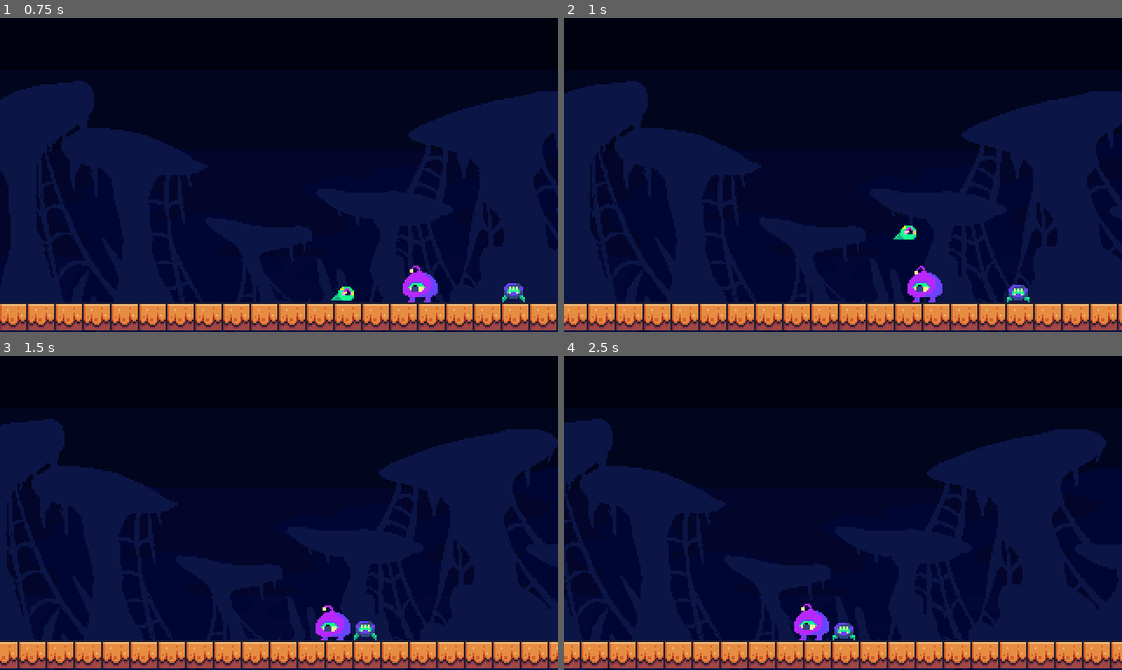
Above: before the commit, frames 1-4 (two rows, left to right).
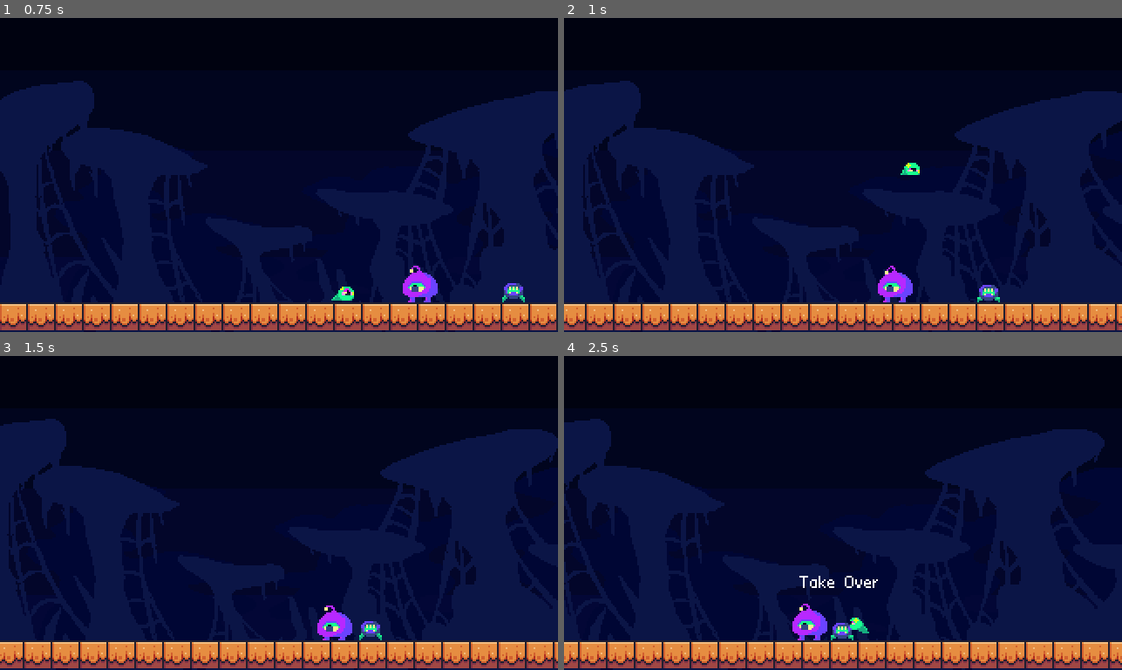
Above: after the commit, the same moments.

Repository: DfindWox/TGD-Wild-Jam-67
Game: Godot game, scene res://Scenes/Levels/level_test.tscn
Same seed, same stepped clock (60 frames per second), same inputs: the game is played once before the commit and once after it. This scene is started directly instead of the project's main scene.
Inputs (mouse positions are in pixels of both pictures, inside the frame that each line leads up to):
- Up to frame 1 (0.75 s): move the mouse to (401, 159) at 0.52 s; hold Right (ui_right) from 0.53 s (still down); tap Z (take_over) at 0.6 s
- Up to frame 2 (1 s): keep holding Right (ui_right); tap Up (ui_up) at 0.77 s
- Up to frame 3 (1.5 s): keep holding Right (ui_right); move the mouse to (167, 528) at 1.27 s; tap Space (attack) at 1.35 s
- Up to frame 4 (2.5 s): tap Up (ui_up) at 1.52 s; tap Z (take_over) at 1.55, 2.1 s; move the mouse to (898, 443) at 2.02 s; release Right (ui_right) at 2.03 s; hold Left (ui_left) from 2.03 s (still down)

Frame 1 is identical in both runs. In frame 2, 9.0% of the frame differs, in the area x 0-100%, y 20-100%; in frame 3, 6.0%; in frame 4, 5.3%.

Commit message:
conserto facing right

Diff:
--- a/Actors/parasite.gd
+++ b/Actors/parasite.gd
@@ -3,7 +3,6 @@
 ## usar o class name só para checar se essa cena é parasita ou não
 
 var is_taking_over := false
-var is_facing_right := false
 
 var takeover_detection_count : int = 0
 
@@ -48,14 +47,15 @@
 
 func do_take_over(body:Player):
 	is_taking_over = true
-	$CollisionShape2D.set_deferred("disabled", true)
+	#$CollisionShape2D.set_deferred("disabled", true)
 	AudioManager.play_sfx("jump.wav")
+	$AnimationPlayer.play("takeOver")
 
-	velocity.x = move_speed * (1 if is_facing_right else -1) * 0.5
-	velocity.y = -jump_velocity * 0.5
+	#velocity.x = move_speed * (1 if is_facing_right else -1) * 0.5
+	#velocity.y = -jump_velocity * 0.5
 	move_and_slide()
 
-	await get_tree().create_timer(0.2).timeout
+	await get_tree().create_timer(0.5).timeout
 	if is_dead: return
 	AudioManager.play_sfx("attach.wav")
 	body.has_parasite = true
--- a/Actors/parasite.tscn
+++ b/Actors/parasite.tscn
@@ -67,6 +67,24 @@
 "values": [false, true]
 }
 
+[sub_resource type="Animation" id="Animation_47xjo"]
+resource_name = "die"
+tracks/0/type = "value"
+tracks/0/imported = false
+tracks/0/enabled = true
+tracks/0/path = NodePath("Sprite2D:frame")
+tracks/0/interp = 1
+tracks/0/loop_wrap = true
+tracks/0/keys = {
+"times": PackedFloat32Array(0, 0.1, 0.2, 0.3, 0.4),
+"transitions": PackedFloat32Array(1, 1, 1, 1, 1),
+"update": 1,
+"values": [24, 25, 26, 27, 28]
+}
+
+[sub_resource type="Animation" id="Animation_7ucm6"]
+resource_name = "idle"
+
 [sub_resource type="Animation" id="Animation_lhdtp"]
 resource_name = "jump"
 length = 0.7
@@ -81,37 +99,6 @@
 "transitions": PackedFloat32Array(1, 1, 1, 1, 1, 1, 1),
 "update": 1,
 "values": [6, 7, 8, 9, 10, 11, 12]
-}
-
-[sub_resource type="Animation" id="Animation_jq5pv"]
-resource_name = "takeOver"
-length = 0.7
-tracks/0/type = "value"
-tracks/0/imported = false
-tracks/0/enabled = true
-tracks/0/path = NodePath("Sprite2D:frame")
-tracks/0/interp = 1
-tracks/0/loop_wrap = true
-tracks/0/keys = {
-"times": PackedFloat32Array(0, 0.1, 0.2, 0.3, 0.4, 0.5),
-"transitions": PackedFloat32Array(1, 1, 1, 1, 1, 1),
-"update": 1,
-"values": [18, 19, 20, 21, 22, 5]
-}
-
-[sub_resource type="Animation" id="Animation_47xjo"]
-resource_name = "die"
-tracks/0/type = "value"
-tracks/0/imported = false
-tracks/0/enabled = true
-tracks/0/path = NodePath("Sprite2D:frame")
-tracks/0/interp = 1
-tracks/0/loop_wrap = true
-tracks/0/keys = {
-"times": PackedFloat32Array(0, 0.1, 0.2, 0.3, 0.4),
-"transitions": PackedFloat32Array(1, 1, 1, 1, 1),
-"update": 1,
-"values": [24, 25, 26, 27, 28]
 }
 
 [sub_resource type="Animation" id="Animation_3t1vy"]
@@ -131,8 +118,21 @@
 "values": [0, 1]
 }
 
-[sub_resource type="Animation" id="Animation_7ucm6"]
-resource_name = "idle"
+[sub_resource type="Animation" id="Animation_jq5pv"]
+resource_name = "takeOver"
+length = 0.7
+tracks/0/type = "value"
+tracks/0/imported = false
+tracks/0/enabled = true
+tracks/0/path = NodePath("Sprite2D:frame")
+tracks/0/interp = 1
+tracks/0/loop_wrap = true
+tracks/0/keys = {
+"times": PackedFloat32Array(0, 0.1, 0.2, 0.3, 0.4, 0.5),
+"transitions": PackedFloat32Array(1, 1, 1, 1, 1, 1),
+"update": 1,
+"values": [18, 19, 20, 21, 22, 5]
+}
 
 [sub_resource type="AnimationLibrary" id="AnimationLibrary_yakjb"]
 _data = {
--- a/Actors/player.gd
+++ b/Actors/player.gd
@@ -12,6 +12,7 @@
 var total_jumps : int = 0
 var is_dead := false
 
+var is_facing_right := false
 
 ## virtual, o codigo rodado quando o bixo não é possuido
 func ai_behavior(_delta:float):
@@ -94,4 +95,9 @@
 	if is_on_floor():
 		velocity.y = 0
 		total_jumps = 0
-	# Handle jump.
+
+	# flip, um frame atrasado?
+	if velocity.x > 0:
+		is_facing_right = true
+	elif velocity.x < 0:
+		is_facing_right = false
--- a/Actors/shooter.gd
+++ b/Actors/shooter.gd
@@ -4,13 +4,6 @@
 
 @onready var attack_timer : Timer = $AttackTimer
 
-var is_facing_right := true
-
-func _process(delta):
-	if velocity.x > 0:
-		is_facing_right = true
-	if velocity.x < 0:
-		is_facing_right = false
 
 func player_skills(_delta:float):
 	if Input.is_action_just_pressed("attack"):
--- a/Actors/shooter.tscn
+++ b/Actors/shooter.tscn
@@ -6,11 +6,8 @@
 [sub_resource type="RectangleShape2D" id="RectangleShape2D_twvrl"]
 size = Vector2(14, 14)
 
-[sub_resource type="Animation" id="Animation_rfa5q"]
-resource_name = "move"
-length = 0.8
-loop_mode = 1
-step = 0.2
+[sub_resource type="Animation" id="Animation_1q7b0"]
+length = 0.001
 tracks/0/type = "value"
 tracks/0/imported = false
 tracks/0/enabled = true
@@ -18,10 +15,30 @@
 tracks/0/interp = 1
 tracks/0/loop_wrap = true
 tracks/0/keys = {
-"times": PackedFloat32Array(0, 0.2, 0.4, 0.6),
-"transitions": PackedFloat32Array(1, 1, 1, 1),
+"times": PackedFloat32Array(0),
+"transitions": PackedFloat32Array(1),
 "update": 1,
-"values": [5, 6, 7, 8]
+"values": [5]
+}
+
+[sub_resource type="Animation" id="Animation_pkpo2"]
+resource_name = "die"
+
+[sub_resource type="Animation" id="Animation_u0trc"]
+resource_name = "idle"
+length = 0.7
+loop_mode = 1
+tracks/0/type = "value"
+tracks/0/imported = false
+tracks/0/enabled = true
+tracks/0/path = NodePath("Sprite2D:frame")
+tracks/0/interp = 1
+tracks/0/loop_wrap = true
+tracks/0/keys = {
+"times": PackedFloat32Array(0, 0.25, 0.5),
+"transitions": PackedFloat32Array(1, 1, 1),
+"update": 1,
+"values": [0, 1, 0]
 }
 
 [sub_resource type="Animation" id="Animation_c2fv5"]
@@ -41,11 +58,11 @@
 "values": [11, 12, 13, 14]
 }
 
-[sub_resource type="Animation" id="Animation_pkpo2"]
-resource_name = "die"
-
-[sub_resource type="Animation" id="Animation_1q7b0"]
-length = 0.001
+[sub_resource type="Animation" id="Animation_rfa5q"]
+resource_name = "move"
+length = 0.8
+loop_mode = 1
+step = 0.2
 tracks/0/type = "value"
 tracks/0/imported = false
 tracks/0/enabled = true
@@ -53,27 +70,10 @@
 tracks/0/interp = 1
 tracks/0/loop_wrap = true
 tracks/0/keys = {
-"times": PackedFloat32Array(0),
-"transitions": PackedFloat32Array(1),
+"times": PackedFloat32Array(0, 0.2, 0.4, 0.6),
+"transitions": PackedFloat32Array(1, 1, 1, 1),
 "update": 1,
-"values": [5]
-}
-
-[sub_resource type="Animation" id="Animation_u0trc"]
-resource_name = "idle"
-length = 0.7
-loop_mode = 1
-tracks/0/type = "value"
-tracks/0/imported = false
-tracks/0/enabled = true
-tracks/0/path = NodePath("Sprite2D:frame")
-tracks/0/interp = 1
-tracks/0/loop_wrap = true
-tracks/0/keys = {
-"times": PackedFloat32Array(0, 0.25, 0.5),
-"transitions": PackedFloat32Array(1, 1, 1),
-"update": 1,
-"values": [0, 1, 0]
+"values": [5, 6, 7, 8]
 }
 
 [sub_resource type="Animation" id="Animation_007vk"]
